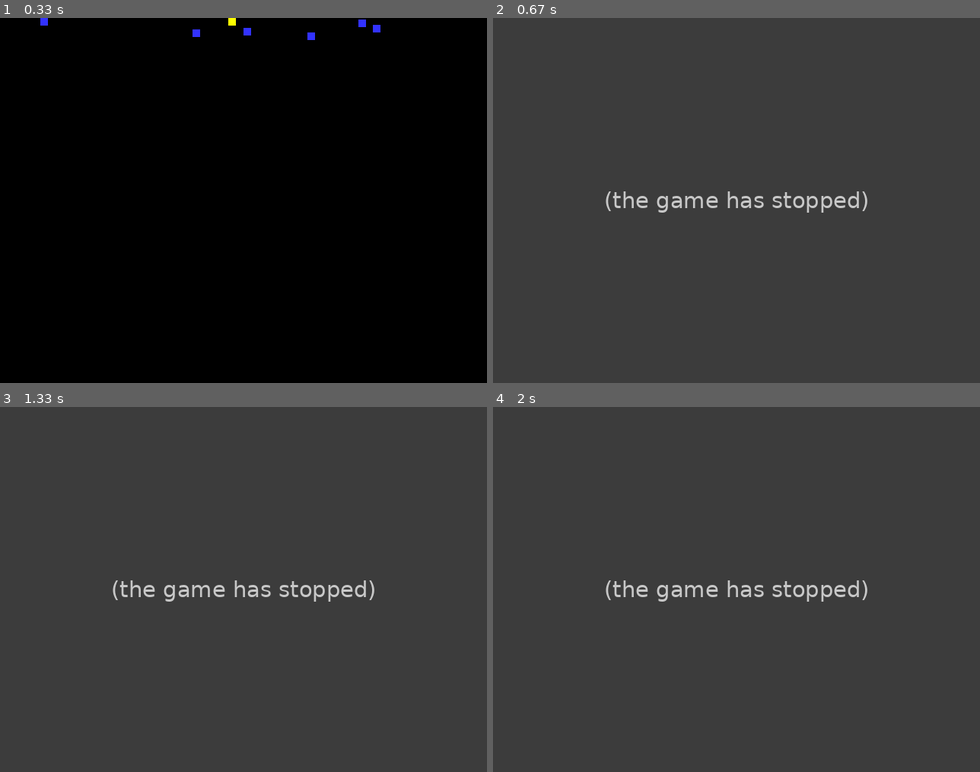
Above: before the commit, frames 1-4 (two rows, left to right).
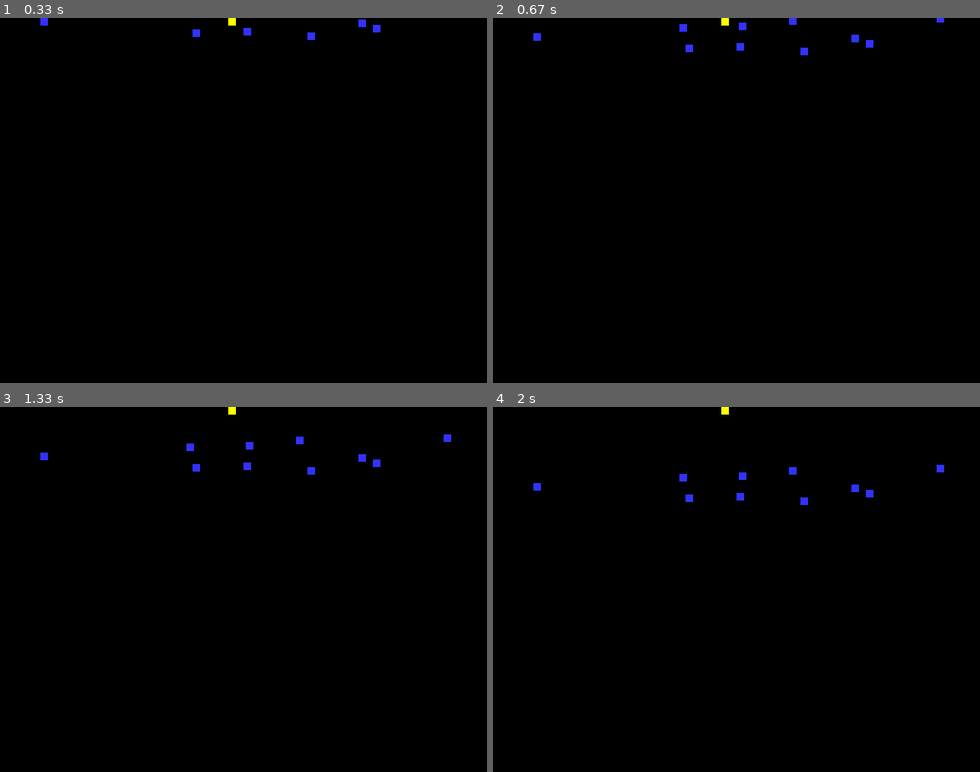
Above: after the commit, the same moments.

Repository: BiggsSG/Biggs-ACS-Tasks
Game: pygame game, started from Pygame/Invaders.py
Two runs of this game, one before a commit and one after it. Both use one fixed random seed, a clock stepped at 60 frames per second and the inputs below.
Inputs:
- Up to frame 1 (0.33 s): no input
- Up to frame 2 (0.67 s): hold Right from 0.33 s (still down)
- Up to frame 3 (1.33 s): release Right at 0.8 s
- Up to frame 4 (2 s): no input

Frame 1 is identical in both runs. In frame 2, 100% of the frame differs, in the area x 0-100%, y 0-100%; in frame 3, 100%; in frame 4, 100%.
Error before the commit: AttributeError: type object 'player' has no attribute 'player_set_speed' (Invaders.py line 100); the game stopped at 0.33 s (later frames are placeholders)

Commit message:
Update Invaders.py

Diff:
--- a/Pygame/Invaders.py
+++ b/Pygame/Invaders.py
@@ -49,6 +49,8 @@
         self.speed = 0
          #End Procedure #End Class
     # Class update function - runs for each pass through the game loop
+    def player_set_speed(val):
+        speed = (val)
     def update(self):
         self.rect.y = self.rect.y + self.speed
         if self.rect.y >480:
